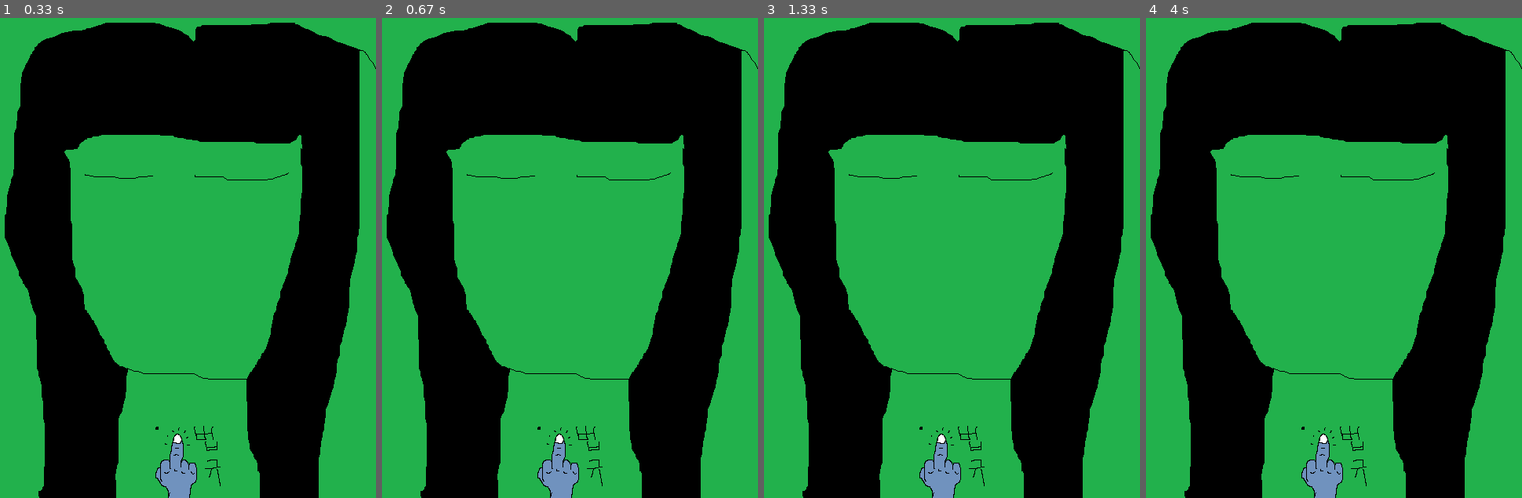
Above: before the commit, frames 1-4 (left to right).
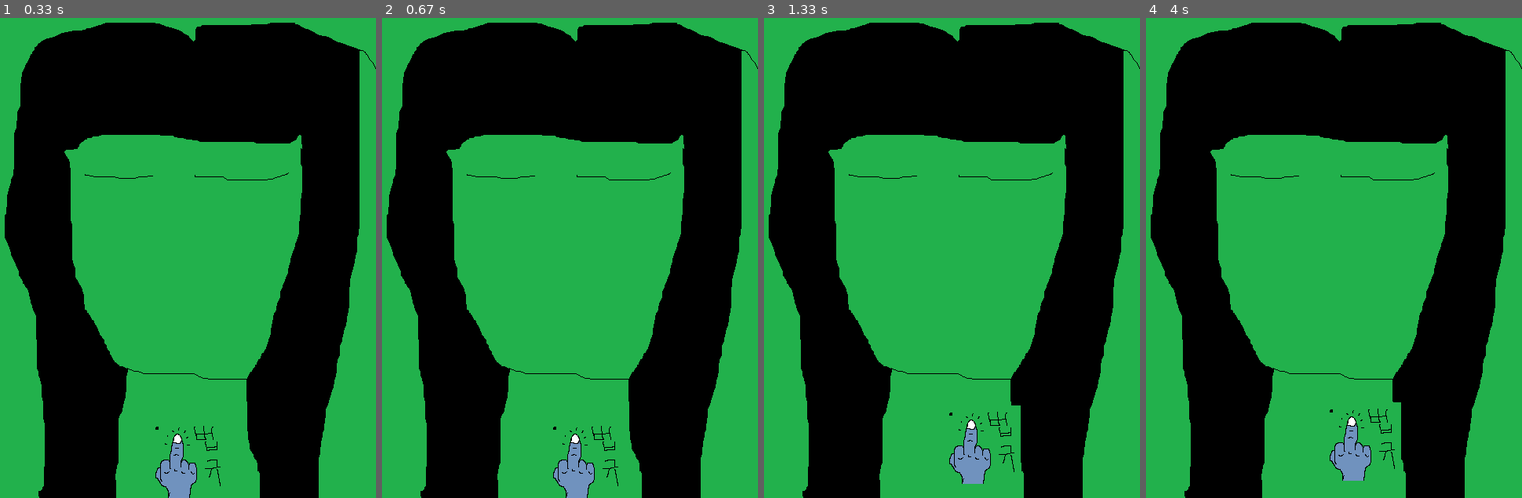
Above: after the commit, the same moments.

Repository: librabit/codeplay
Game: pygame game, started from pygame_original/04_keyboardEvent.py
Same seed, same stepped clock (60 frames per second), same inputs: the game is played once before the commit and once after it.
Inputs:
- Up to frame 1 (0.33 s): no input
- Up to frame 2 (0.67 s): hold D from 0.33 s (still down)
- Up to frame 3 (1.33 s): release D at 0.8 s; hold W 0.83-1.13 s; hold D from 1.17 s (still down)
- Up to frame 4 (4 s): release D at 1.63 s; hold A 1.67-2.2 s; hold S 2.23-2.53 s; hold A 2.57-2.97 s; hold W 3-3.37 s; hold D from 3.4 s (still down)

Frame 1 is identical in both runs. In frame 2, 1.2% of the frame differs, in the area x 41-63%, y 84-100%; in frame 3, 2.0%, in the area x 41-69%, y 80-100%; in frame 4, 2.0%.

Commit message:
4월22일 키보드 이벤트로 스프라이트 이동 (지현 서윤 보강일)

Diff:
--- a/pygame_original/03_mainSprite.py
+++ b/pygame_original/03_mainSprite.py
@@ -23,23 +23,8 @@
 character_height = character_size[1] #위에서 얻은 튜플의 2번째 값. 자동생성.
 
 
-# character_xPos = (screen_width / 2) - (character_width / 2) #화면 가로 정중앙
-# character_yPos = screen_height - character_height #화면 세로 맨아래
-#1
-character_xPos = 0
-character_yPos = 0
-#2
-character_xPos =
-character_yPos = 0
-#3
-character_xPos =
-character_yPos =
-#4
-character_xPos =
-character_yPos =
-#5
-character_xPos =
-character_yPos =
+character_xPos = (screen_width / 2) - (character_width / 2) #화면 가로 정중앙
+character_yPos = screen_height - character_height #화면 세로 맨아래
 
 #이벤트 루프 - 종료까지 대기
 running = True #실행중인지 확인
--- a/pygame_original/04_keyboardEvent.py
+++ b/pygame_original/04_keyboardEvent.py
@@ -35,18 +35,18 @@
         if event.type == pygame.QUIT: #창닫는 이벤트
             running = False
         if event.type == pygame.KEYDOWN: #키보드 눌림 확인
-            if event.key == pygame.K_LEFT: #왼쪽 화살표
+            if event.key == pygame.K_a: #왼쪽 화살표
                 to_x -= 1
-            elif event.key == pygame.K_RIGHT: #오른쪽 화살표
+            elif event.key == pygame.K_d: #오른쪽 화살표
                 to_x += 1
-            elif event.key == pygame.K_UP: #위쪽 화살표
+            elif event.key == pygame.K_w: #위쪽 화살표
                 to_y -= 1
-            elif event.key == pygame.K_DOWN: #아랫쪽 화살표
+            elif event.key == pygame.K_s: #아랫쪽 화살표
                 to_y += 1
         if event.type == pygame.KEYUP: # 키보드에서 손을 뗐을 때 중지
-            if event.key == pygame.K_LEFT or event.key == pygame.K_RIGHT: #가로움직임
+            if event.key == pygame.K_a or event.key == pygame.K_d: #가로움직임
                 to_x = 0
-            elif event.key == pygame.K_UP or event.key == pygame.K_DOWN: #세로움직임
+            elif event.key == pygame.K_w or event.key == pygame.K_s: #세로움직임
                 to_y = 0
 
     #추가한 이미지들을 화면에 띄우기
